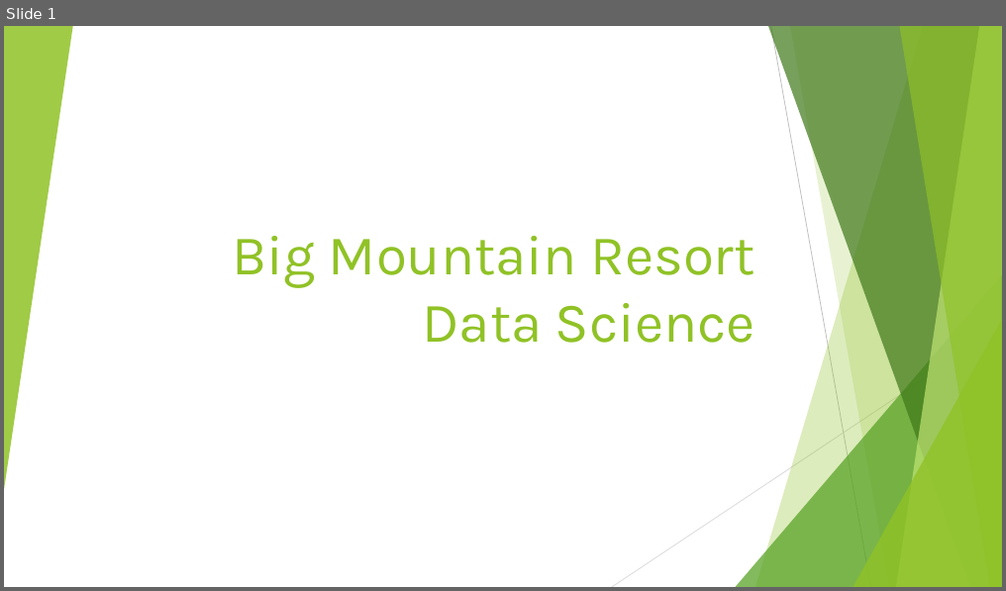
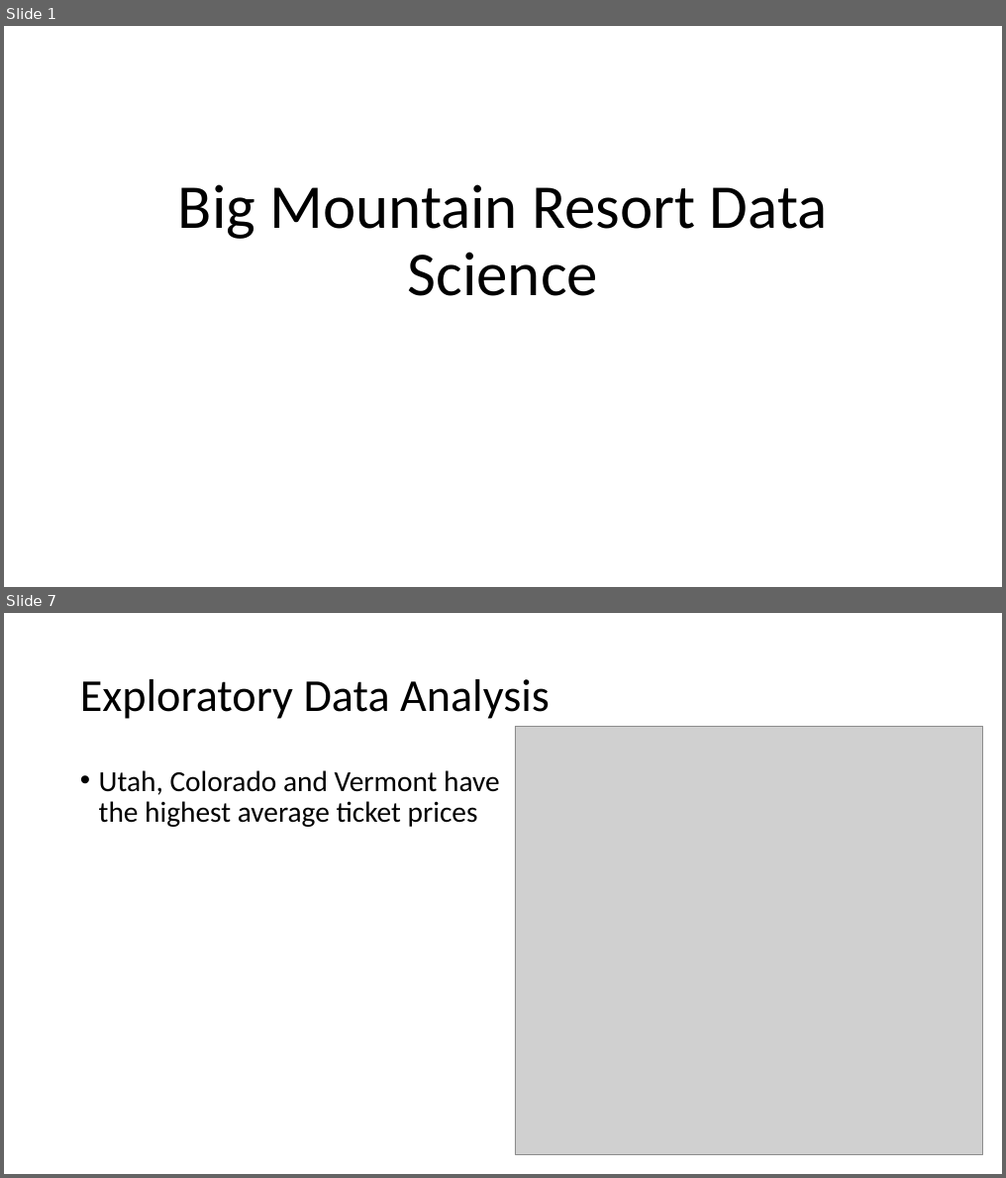
Before and after one commit to ramijau/DataScienceGuidedCapstone, a slide deck: Guided Capstone Presentation.pptx. Shown one above the other, each under a label of ours: slide 1 before the commit, slides 1 and 7 after it; the slides between them are not shown. The pictures are 1006x591 and 1006x1178 pixels, drawn with LibreOffice and Linux fonts; fonts in the diff are those of the drawing; grey boxes stand for pictures. Boxes give left, top, right and bottom in pixels: in the first picture for what was removed or moved away, otherwise in the second. Text is boxed around its words. In the diff, an @@ line names an element or a change of style, - is before the commit and + after.

```diff
--- a/Guided Capstone Presentation.pptx
+++ b/Guided Capstone Presentation.pptx
@@ slide 7 added at (4, 613, 1002, 1174), background #FFFFFF @@
@@ title added at (80, 679, 549, 719), 44 pt, text #000000 @@
+Exploratory Data Analysis
@@ picture added at (515, 726, 983, 1155) @@
@@ text added at (99, 770, 500, 827), 28 pt, text #000000 @@
+• Utah, Colorado and Vermont have the highest average ticket prices
@@ slide 1 changed as well @@
@@ group removed at (4, 26, 1002, 587): 5 freeform shapes, 3 triangles, 2 lines @@
@@ title "Big Mountain Resort Data Science": place and size @@
-title "Big Mountain Resort Data Science" at (232, 236, 755, 343)
+title "Big Mountain Resort Data Science" at (178, 184, 828, 296)
@@ title "Big Mountain Resort Data Science" at (178, 184, 828, 296): size 54 to 60 pt, font Karla to Calibri, text colour #90C226 to #000000; alignment right to centre; line spacing 1 to 0.9 @@
```
Also in this commit, not shown: 5 other slides changed, 13 other slides added, 2 slides removed, 15 other files.
